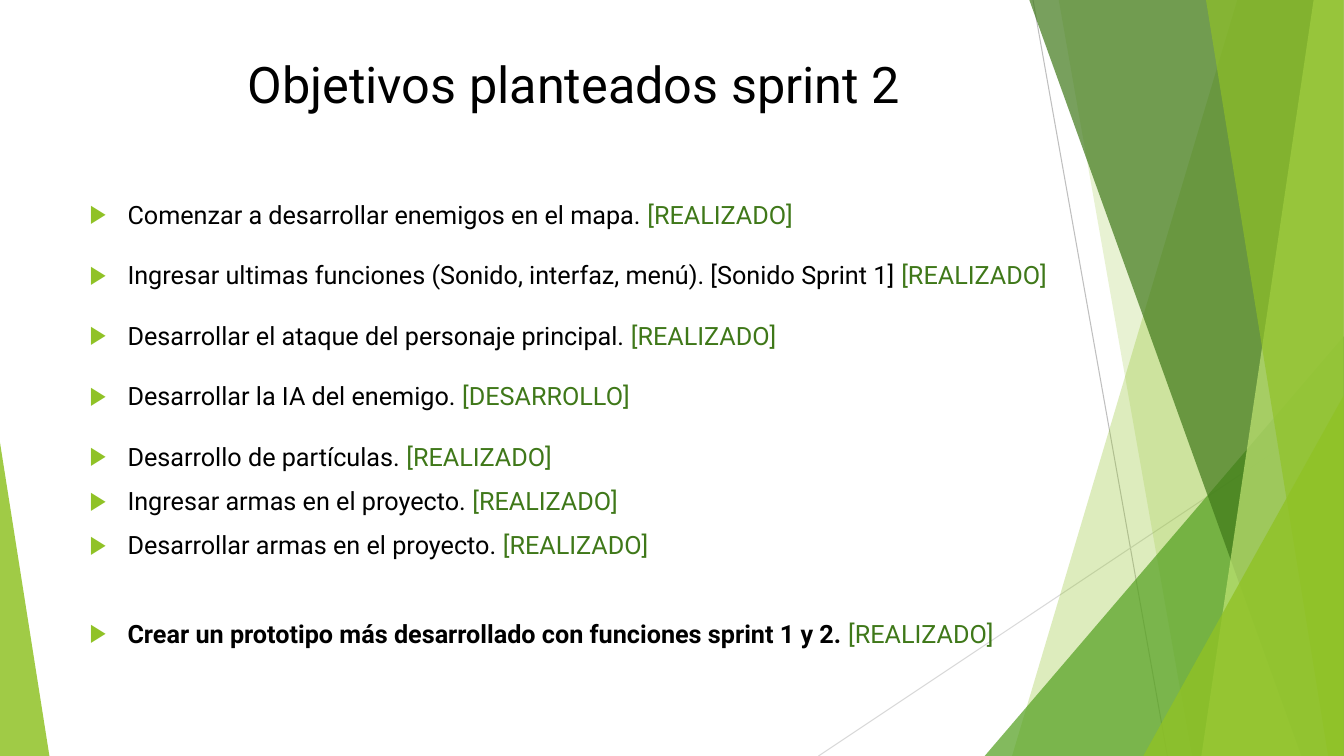
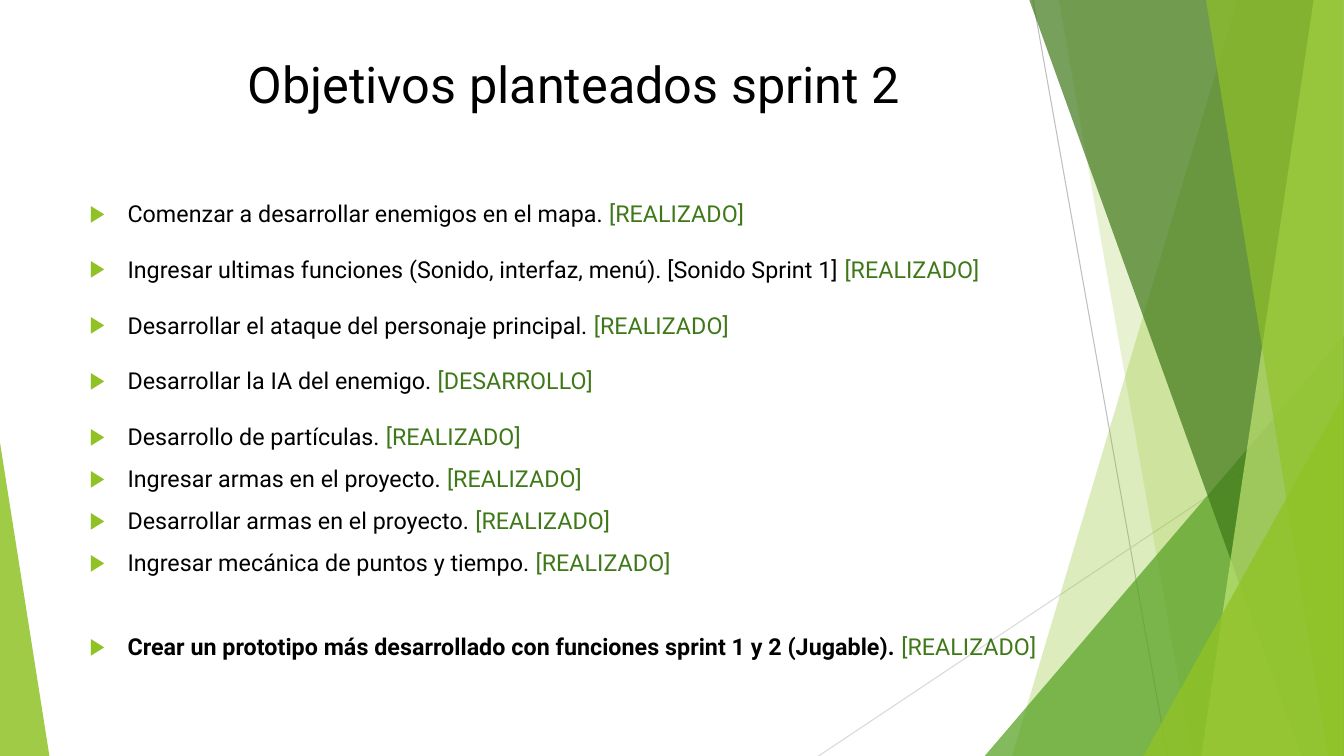
Before and after one commit to vicquiroz/SlimeSmasher, a slide deck: slide 2 of burndown y trabajo de equipo/Sprint 2 Finalizado/Presentacion Sprint 2.pptx. Drawn at 1344x756 pixels with LibreOffice and Linux fonts; fonts in the diff are those of the drawing. Boxes give left, top, right and bottom in pixels: in the first picture for what was removed or moved away, otherwise in the second. Text is boxed around its words. In the diff, an @@ line names an element or a change of style, - is before the commit and + after.

Commit message:
actualización presentación sprint 2
Cambios en conclusiones y actividades generales, se define más aún lo logrado.

```diff
--- a/burndown y trabajo de equipo/Sprint 2 Finalizado/Presentacion Sprint 2.pptx
+++ b/burndown y trabajo de equipo/Sprint 2 Finalizado/Presentacion Sprint 2.pptx
@@ text at box(128, 203, 980, 534): size 18 to 16.6 pt in "Comenzar a desarrollar enemigos en el mapa. ...", "Ingresar ultimas funciones (Sonido, interfaz, menú). [Sonido ...", "Desarrollar el ataque del personaje principal. [REALIZADO]", "Desarrollar la IA del enemigo. [DESARROLLO]" and 3 more places @@
@@ text at box(128, 552, 1036, 660): text changed; size 18 to 16.6 pt @@
-▶ Crear un prototipo más desarrollado con funciones sprint 1 y 2. [REALIZADO]
+▶ Ingresar mecánica de puntos y tiempo. [REALIZADO]
+▶ Crear un prototipo más desarrollado con funciones sprint 1 y 2 (Jugable). [REALIZADO]
```
Also in this commit, not shown: 8 other slides changed.
